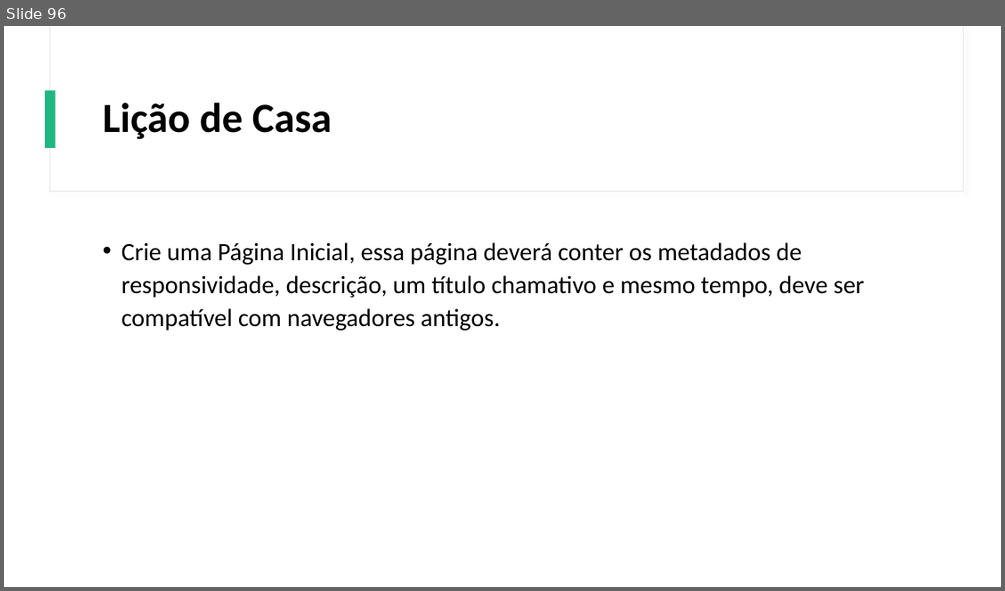
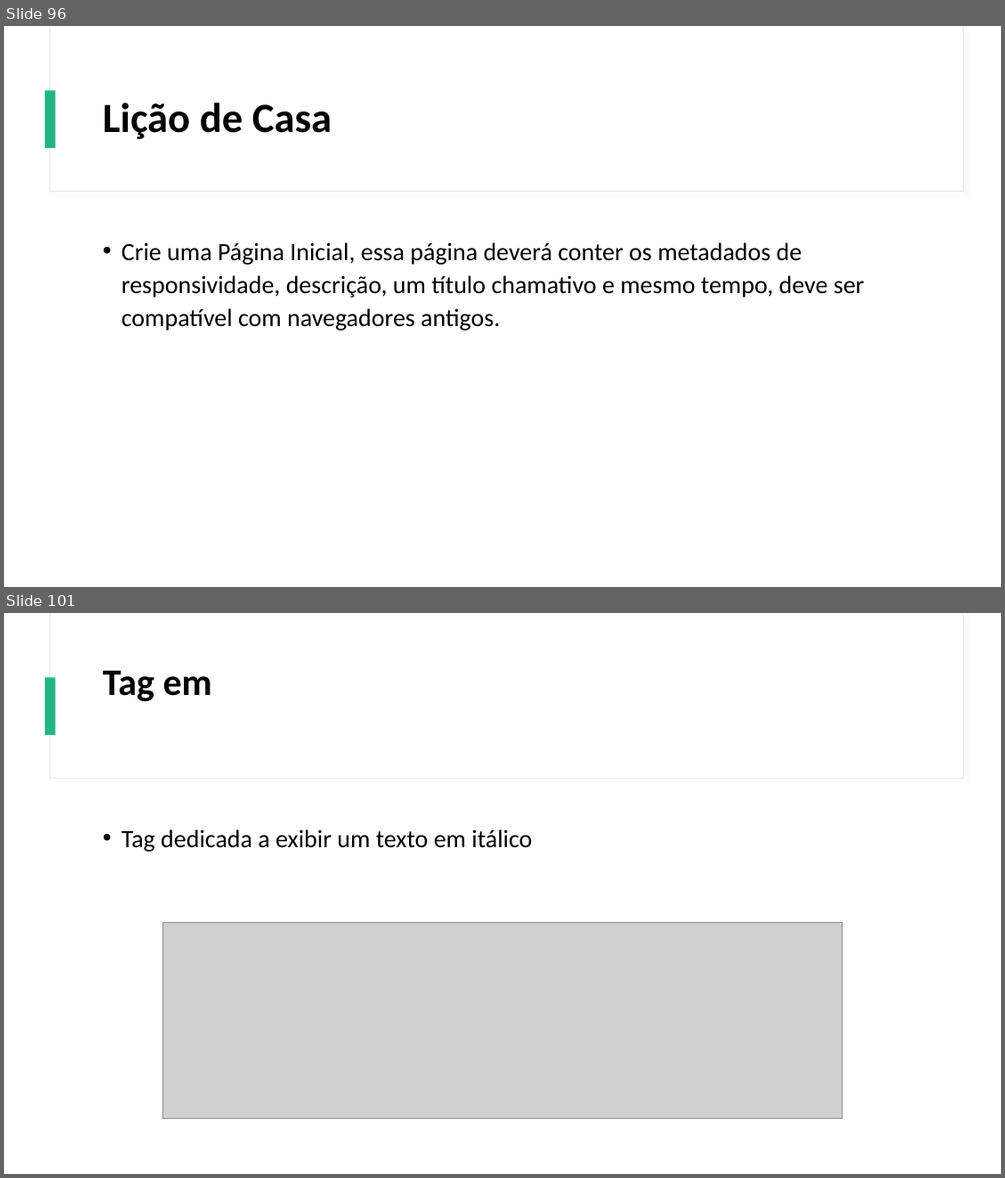
Before and after one commit to Gustavo6401/CursoHTMLCSS, a slide deck: Power Point/Curso de HTML e CSS.pptx. Shown one above the other, each under a label of ours: slide 96 before the commit, slides 96 and 101 after it; the slides between them are not shown. The pictures are 1005x591 and 1005x1178 pixels, drawn with LibreOffice and Linux fonts; fonts in the diff are those of the drawing; grey boxes stand for pictures. Boxes give left, top, right and bottom in pixels: in the first picture for what was removed or moved away, otherwise in the second. Text is boxed around its words. In the diff, an @@ line names an element or a change of style, - is before the commit and + after.

Commit message:
Gravada a Aula 7 de Textos no HTML

```diff
--- a/Power Point/Curso de HTML e CSS.pptx
+++ b/Power Point/Curso de HTML e CSS.pptx
@@ slide 101 added at (x1=4, y1=613, x2=1001, y2=1174), background #FFFFFF; not listed: 3 template elements that a slide beside it also shows @@
@@ title added at (x1=103, y1=670, x2=212, y2=701), 36 pt, text #000000, bold @@
+Tag em
@@ text added at (x1=121, y1=829, x2=532, y2=852), 24 pt, text #000000 @@
+• Tag dedicada a exibir um texto em itálico
@@ picture added at (x1=162, y1=923, x2=842, y2=1118) @@
```
Also in this commit, not shown: 14 other slides added, 2 other files.
